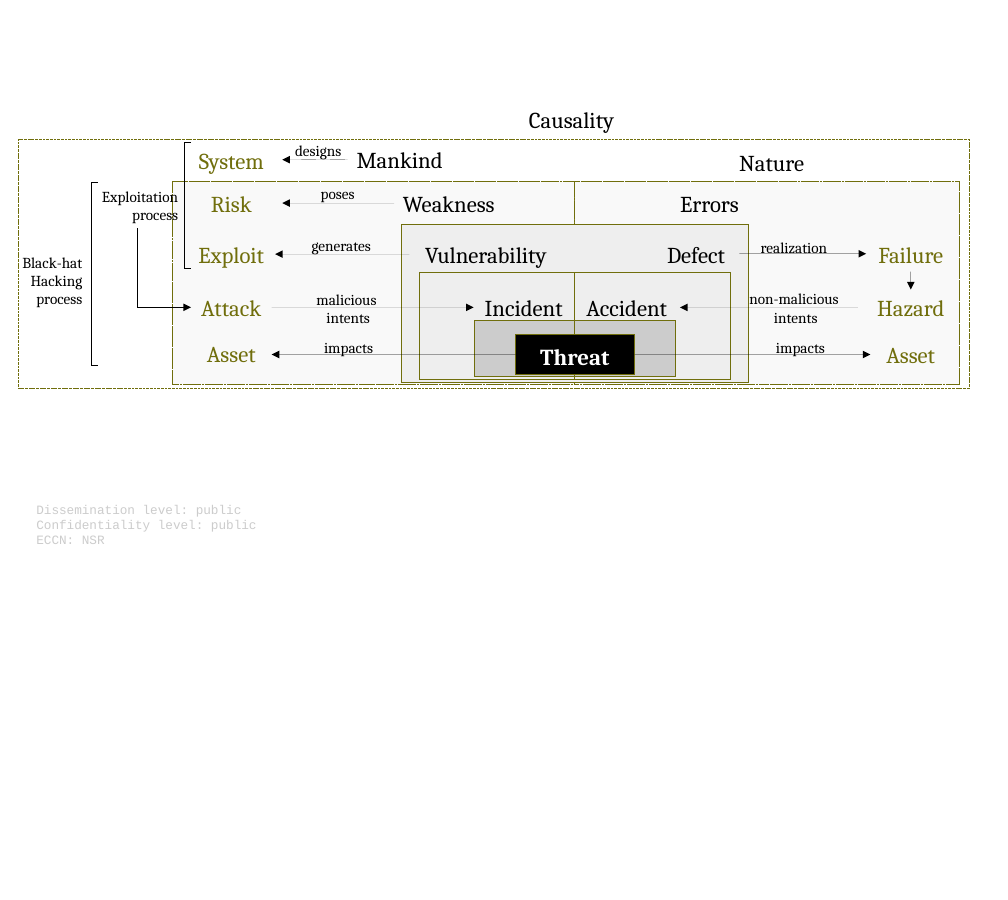
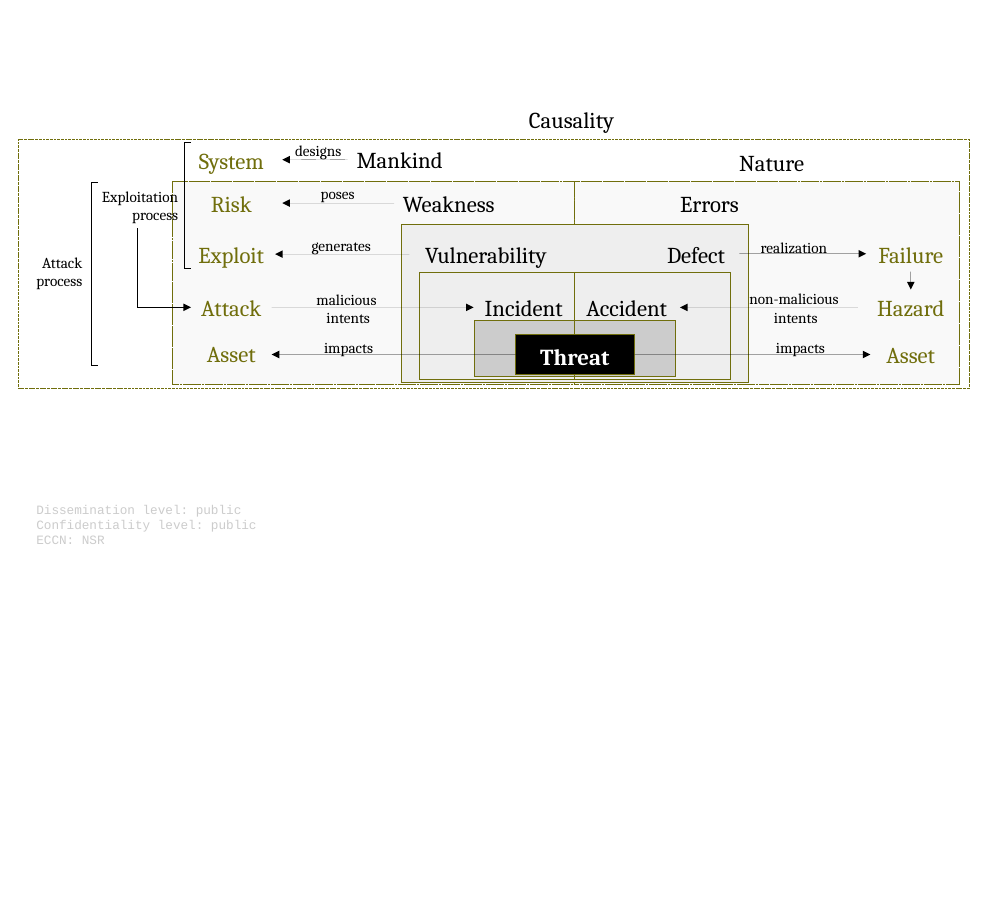
Before and after one commit to v-research/cybersecurity, a slide deck: slide 2 of reports/paper_0/images/v-research_images_v1.0.odp. Drawn at 1008x900 pixels with LibreOffice and Linux fonts; fonts in the diff are those of the drawing. Boxes give left, top, right and bottom in pixels: in the first picture for what was removed or moved away, otherwise in the second. Text is boxed around its words. In the diff, an @@ line names an element or a change of style, - is before the commit and + after.

```diff
--- a/reports/paper_0/images/v-research_images_v1.0.odp
+++ b/reports/paper_0/images/v-research_images_v1.0.odp
@@ text at [42, 257, 82, 268]: text changed @@
-Black-hat
-Hacking
+Attack
```
Also in this commit, not shown: 1 other slide changed, 3 other files.
